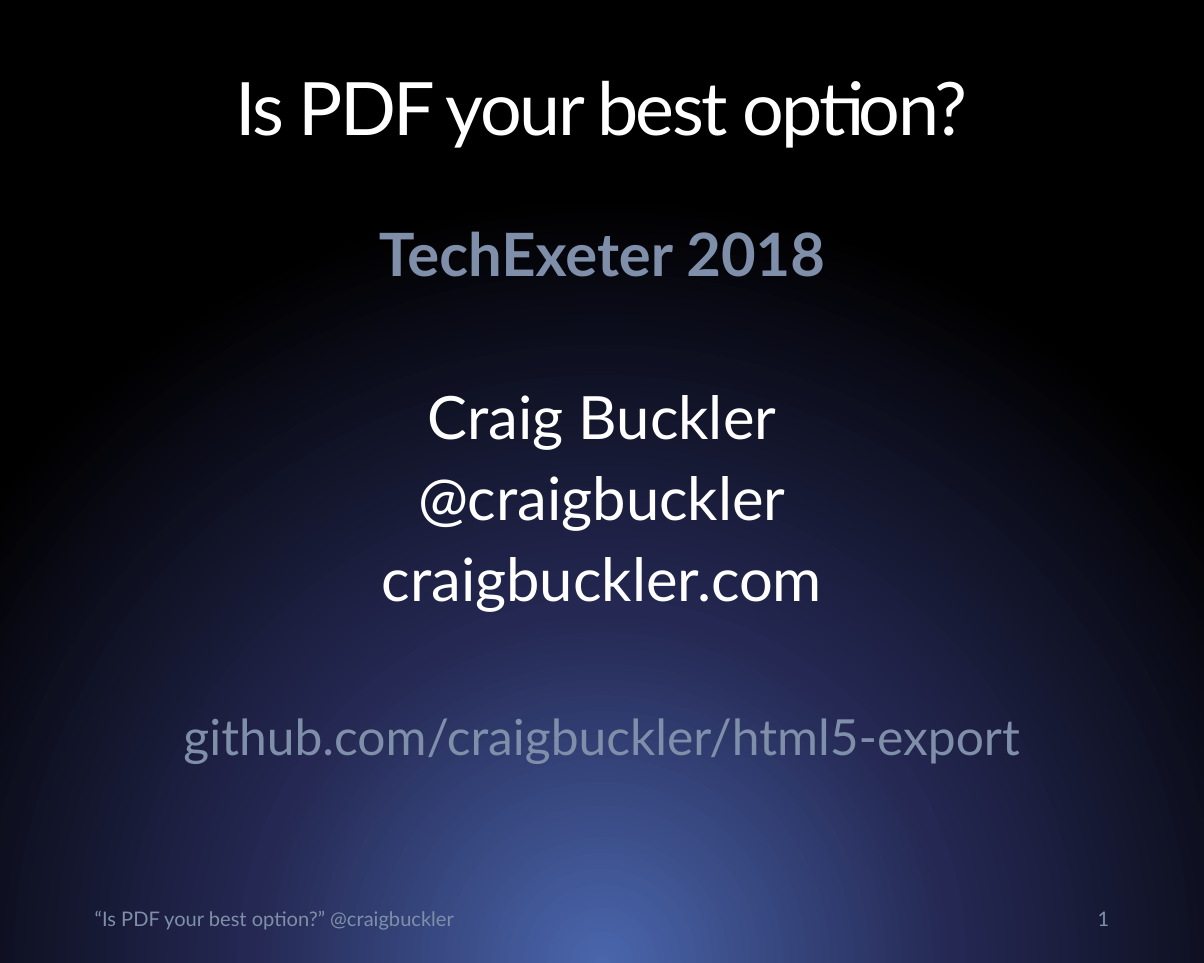
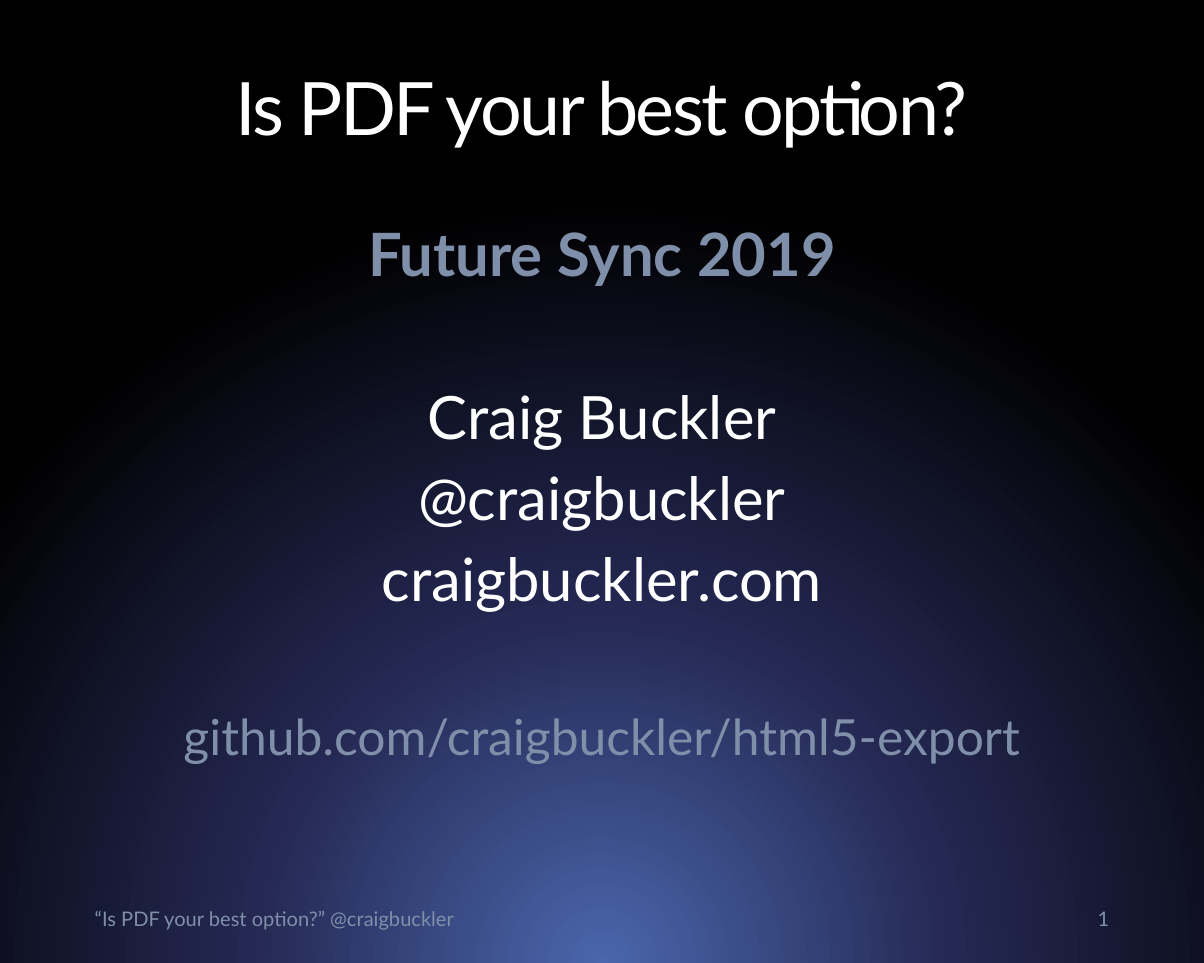
Before and after one commit to craigbuckler/html5-export, a slide deck: slide 1 of presentation/craigbuckler-pdf-html.pptx. Drawn at 1204x963 pixels with LibreOffice and Linux fonts; fonts in the diff are those of the drawing. Boxes give left, top, right and bottom in pixels: in the first picture for what was removed or moved away, otherwise in the second. Text is boxed around its words. In the diff, an @@ line names an element or a change of style, - is before the commit and + after.

Commit message:
Future Sync 2019

```diff
--- a/presentation/craigbuckler-pdf-html.pptx
+++ b/presentation/craigbuckler-pdf-html.pptx
@@ text at <box>368,232,836,286</box>: text changed @@
-TechExeter 2018
+Future Sync 2019
```
Also in this commit, not shown: 1 other slide changed.
